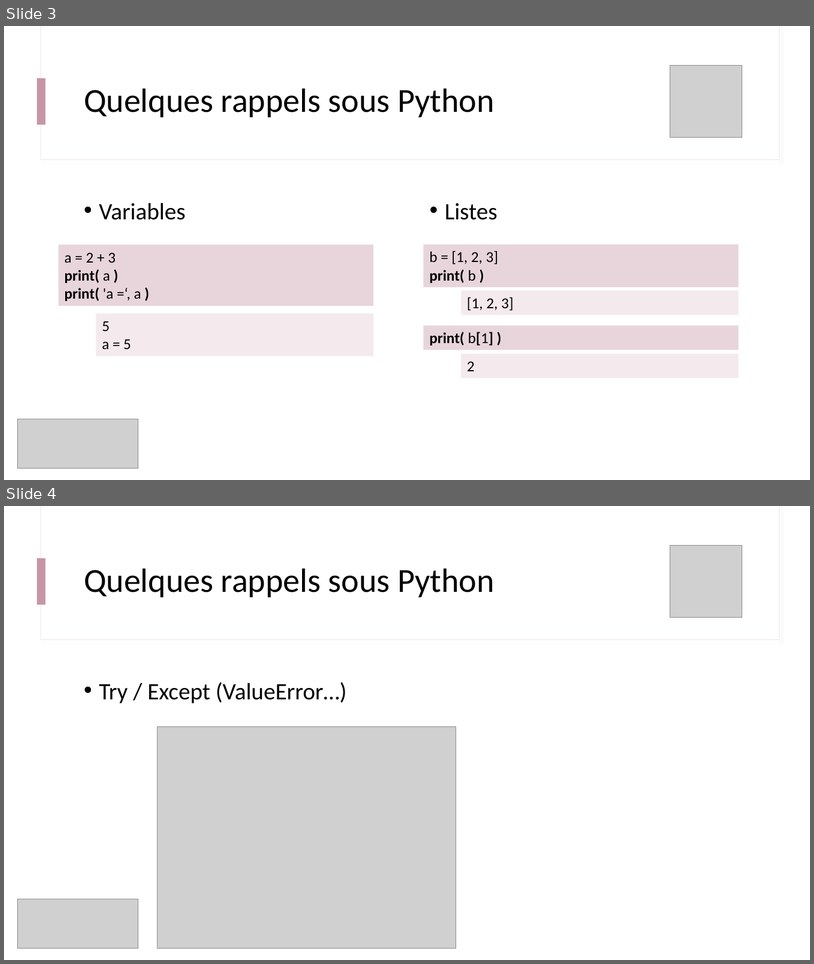
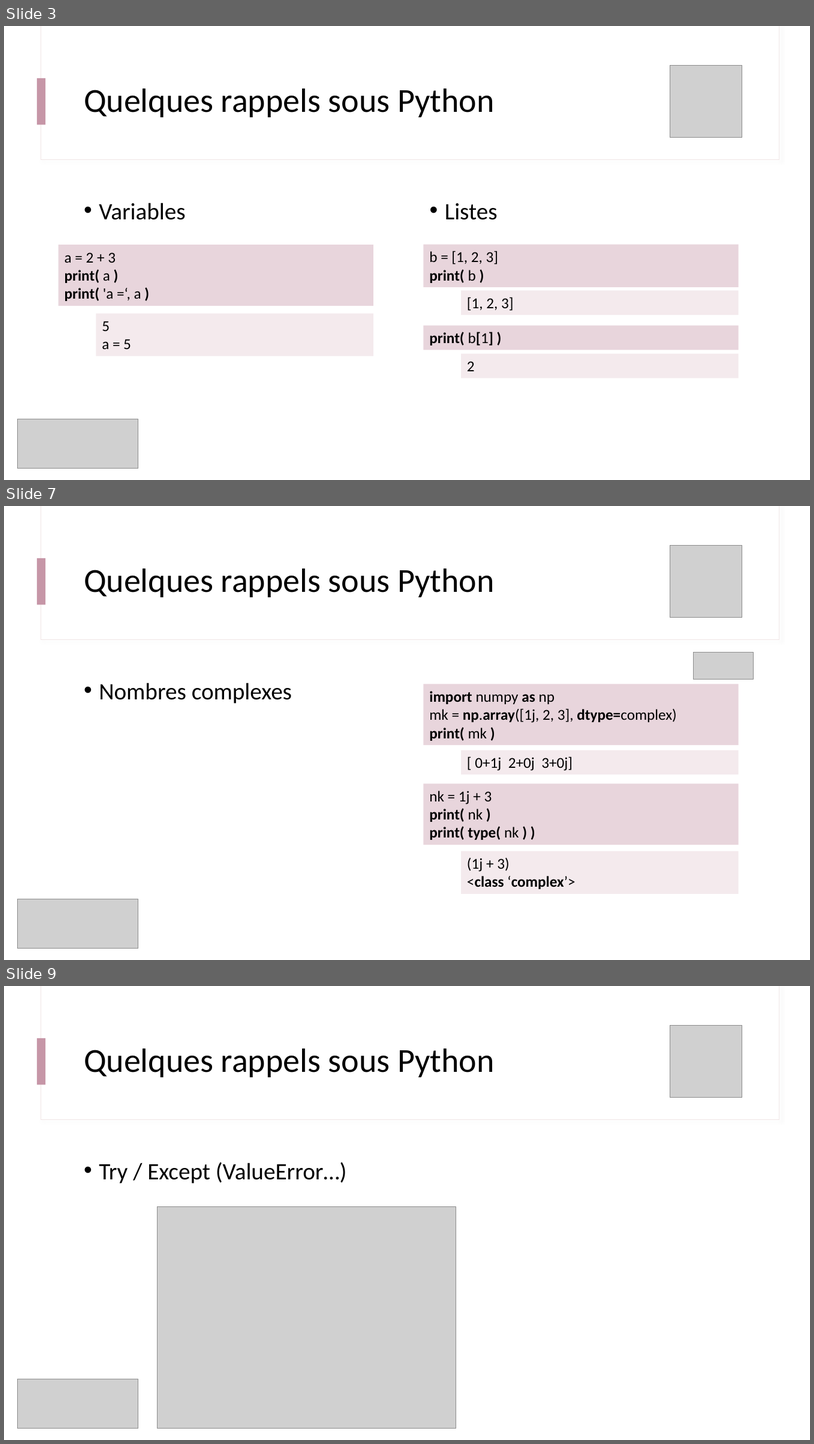
Before and after one commit to IOGS-Digital-Methods/semester-5, a slide deck: s5_outils_numeriques/b0_demistifier_python/B0_1_Demystifier_Python.pptx. Shown one above the other, each under a label of ours: slides 3 and 4 before the commit, slides 3, 7 and 9 after it; the slides between them are not shown. The pictures are 814x964 and 814x1444 pixels, drawn with LibreOffice and Linux fonts; fonts in the diff are those of the drawing; grey boxes stand for pictures. Boxes give left, top, right and bottom in pixels: in the first picture for what was removed or moved away, otherwise in the second. Text is boxed around its words. In the diff, an @@ line names an element or a change of style, - is before the commit and + after.

```diff
--- a/s5_outils_numeriques/b0_demistifier_python/B0_1_Demystifier_Python.pptx
+++ b/s5_outils_numeriques/b0_demistifier_python/B0_1_Demystifier_Python.pptx
@@ slide 7 added at [4, 506, 810, 960], background #FFFFFF; not listed: 3 template elements that a slide beside it also shows @@
@@ picture added at [671, 546, 742, 618] @@
@@ title added at [84, 568, 495, 597], 40 pt, text #000000 @@
+Quelques rappels sous Python
@@ picture added at [693, 652, 753, 679] @@
@@ text added at [99, 682, 292, 703], 28 pt, text #000000 @@
+• Nombres complexes
@@ rectangle added at [424, 684, 739, 745], fill #E8D5DC, 18 pt, text #000000 @@
+import numpy as np
+mk = np.array([1j, 2, 3], dtype=complex)
+print( mk )
@@ rectangle added at [461, 750, 739, 774], fill #F4EAED, 18 pt, text #000000 @@
+[ 0+1j 2+0j 3+0j]
@@ rectangle added at [424, 784, 739, 845], fill #E8D5DC, 18 pt, text #000000, bold @@
+nk = 1j + 3
+print( nk )
+print( type( nk ) )
@@ rectangle added at [461, 851, 739, 894], fill #F4EAED, 18 pt, text #000000, bold @@
+(1j + 3)
+<class ‘complex’>
@@ picture added at [17, 898, 138, 948] @@
@@ what was slide 4 is now slide 9 @@
```
Also in this commit, not shown: 1 slide changed, 4 other slides added.
